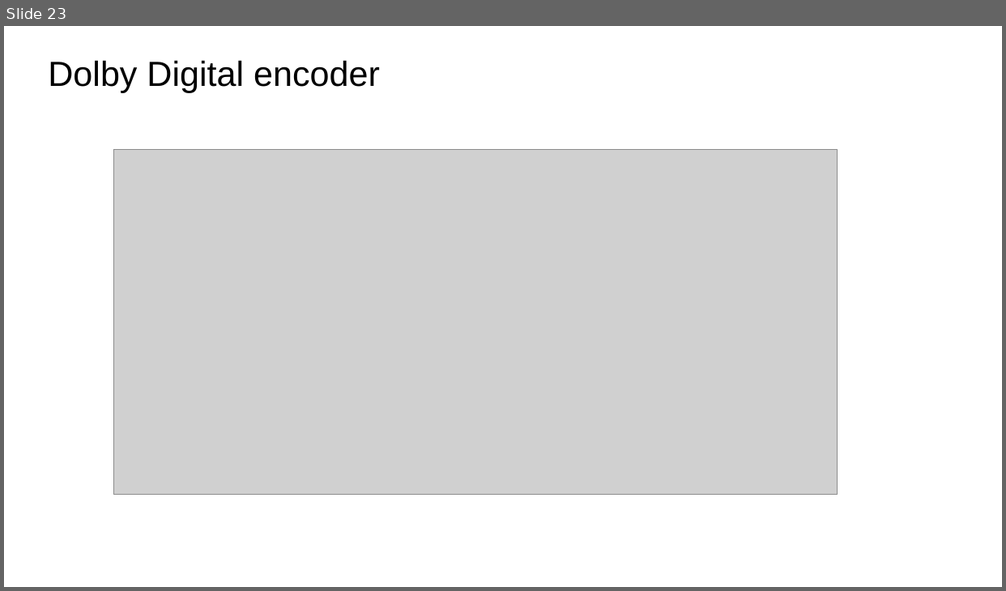
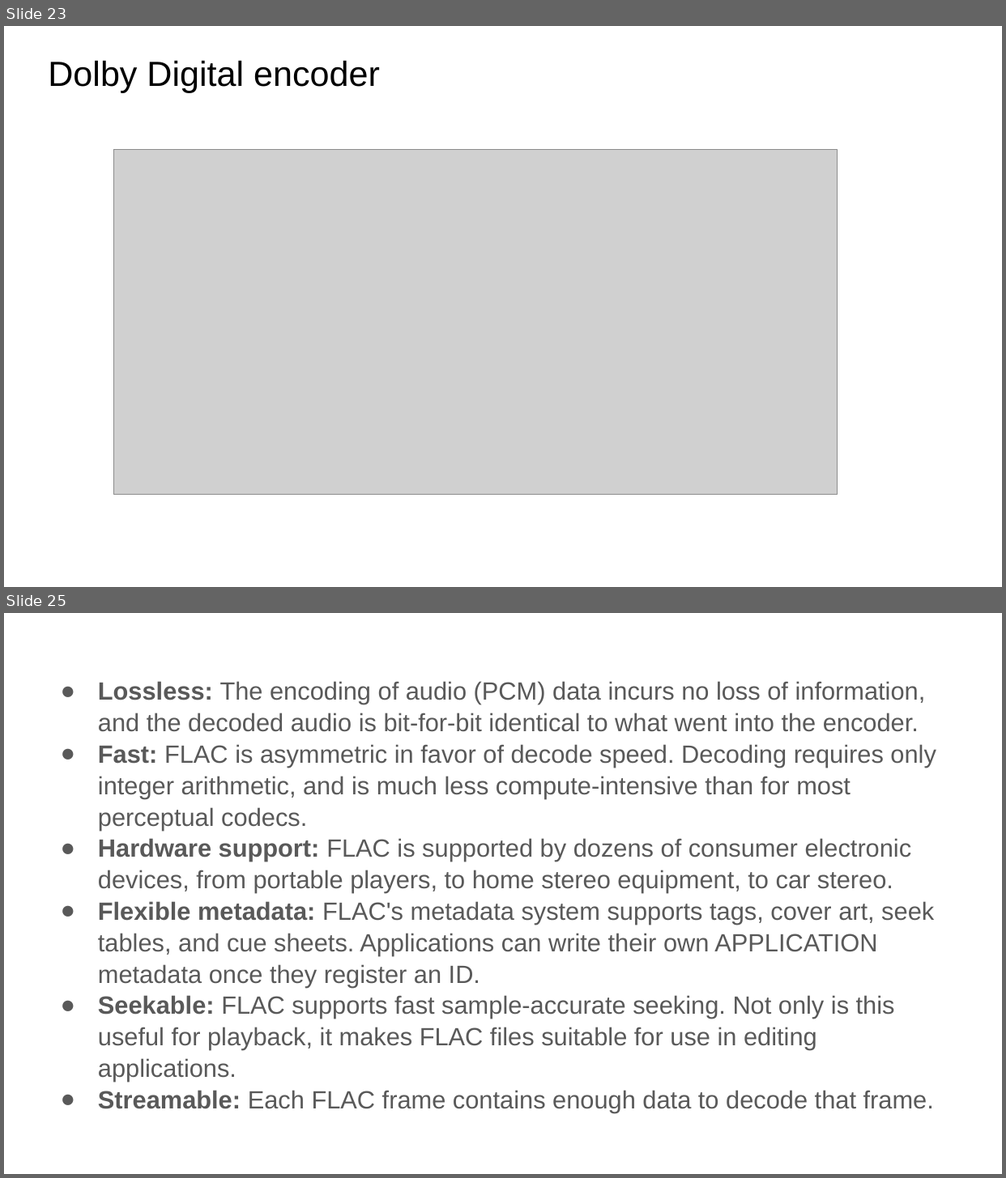
Before and after one commit to xserra/audio-coding-materials, a slide deck: lectures/5. Audio coding standards.pptx. Shown one above the other, each under a label of ours: slide 23 before the commit, slides 23 and 25 after it; the slides between them are not shown. The pictures are 1006x591 and 1006x1178 pixels, drawn with LibreOffice and Linux fonts; fonts in the diff are those of the drawing; grey boxes stand for pictures. Boxes give left, top, right and bottom in pixels: in the first picture for what was removed or moved away, otherwise in the second. Text is boxed around its words. In the diff, an @@ line names an element or a change of style, - is before the commit and + after.

Commit message:
changed smoe slides, specially the ones on loss-less coding, and added ffmpeg

```diff
--- a/lectures/5. Audio coding standards.pptx
+++ b/lectures/5. Audio coding standards.pptx
@@ slide 25 added at [4,613,1002,1174], background #FFFFFF @@
@@ text added at [98,681,936,1114], 18 pt, text #595959 @@
+● Lossless: The encoding of audio (PCM) data incurs no loss of information, and the decoded audio is bit-for-bit identical to what went into the encoder.
+● Fast: FLAC is asymmetric in favor of decode speed. Decoding requires only integer arithmetic, and is much less compute-intensive than for most perceptual codecs.
+● Hardware support: FLAC is supported by dozens of consumer electronic devices, from portable players, to home stereo equipment, to car stereo.
+● Flexible metadata: FLAC's metadata system supports tags, cover art, seek tables, and cue sheets. Applications can write their own APPLICATION metadata once they register an ID.
+● Seekable: FLAC supports fast sample-accurate seeking. Not only is this useful for playback, it makes FLAC files suitable for use in editing applications.
+● Streamable: Each FLAC frame contains enough data to decode that frame.
```
Also in this commit, not shown: 7 slides changed, 1 other slide added, 1 slide removed.
